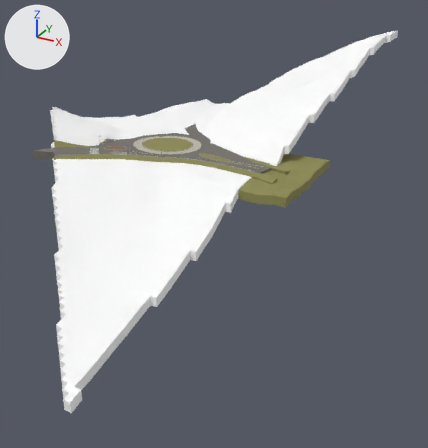
An edit to the glTF model app/world/hand/conz_27.glb, drawn before and after from the same camera.
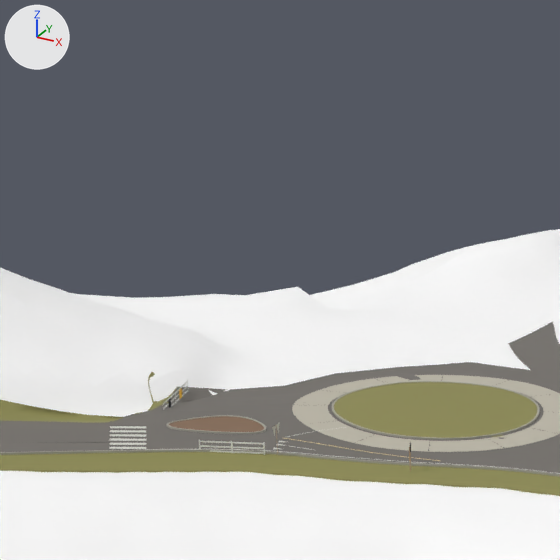
Each version appears first whole from a 50 mm lens placed at (112.1, -164.3, 240.1), pointed at (8.0, 25.1, 145.4), and next in a close-up on the part from 15% to 46% of the width and 10% to 40% of the height. Every picture has the same lights, and +X, +Y and +Z are marked at upper left. The last two pictures show the newer version.

The first close-up shows 'apron_pen27_4', 'kerb27_10000', 'kerb_pen27_2', 'lot27_5', 'lot27_7', 'lot_apron27', 'paint_white27', 'road27', 'terrain27', 'verge27L', 'verge27R', 'verge_pen27_2' and 7 more.
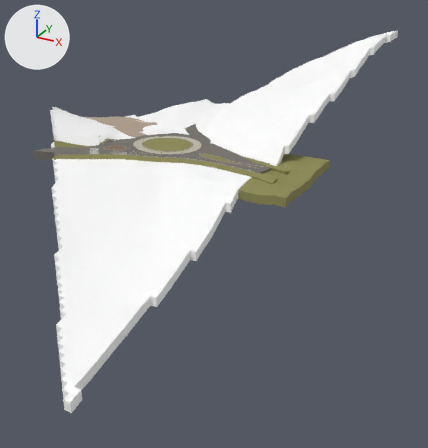
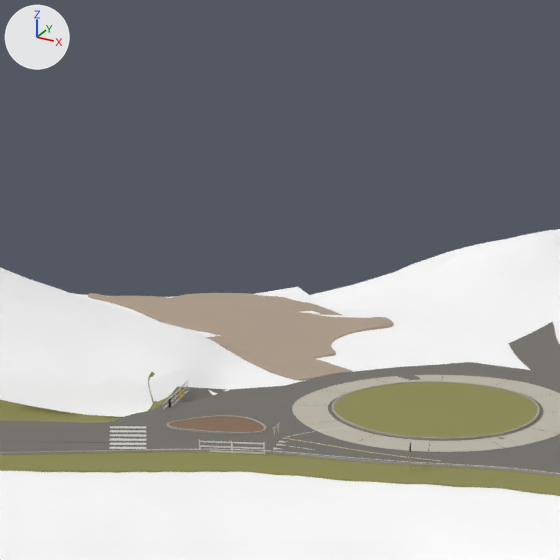
Commit message: World: the trailhead lot by the McCullough roundabout is gravel

The change, as a diff of the scene's bpy script:
```diff
--- a/app/world/hand/conz_27.glb.py
+++ b/app/world/hand/conz_27.glb.py
@@ mat_lot_gravel_bat @@
+mat_lot_gravel_bat = principled_material('lot_gravel_bat')
+mat_lot_gravel_bat.base_color = (0.428, 0.337, 0.258)  # beige #af9d8b
+mat_lot_gravel_bat.roughness = 0.9
@@ me_lot_gravel_th27 @@
+me_lot_gravel_th27.from_pydata(...)  # 373 vertices, 592 faces; spans x 847.2..893.0, y 552.7..583.1, z 173.1..178.6
+me_lot_gravel_th27.materials.append(mat_lot_gravel_bat)  # beige #af9d8b
@@ ob_lot_gravel_th27 @@
+ob_lot_gravel_th27 = bpy.data.objects.new('lot_gravel_th27', me_lot_gravel_th27)
+ob_lot_gravel_th27.location = (-913.5, -535.3, 0.0)
```

Where the change shows, as pixel boxes (x1, y1, x2, y2) in the close-ups (560 x 560 px):
'lot_gravel_th27', added (beige)
    after: (88, 293, 394, 381)
